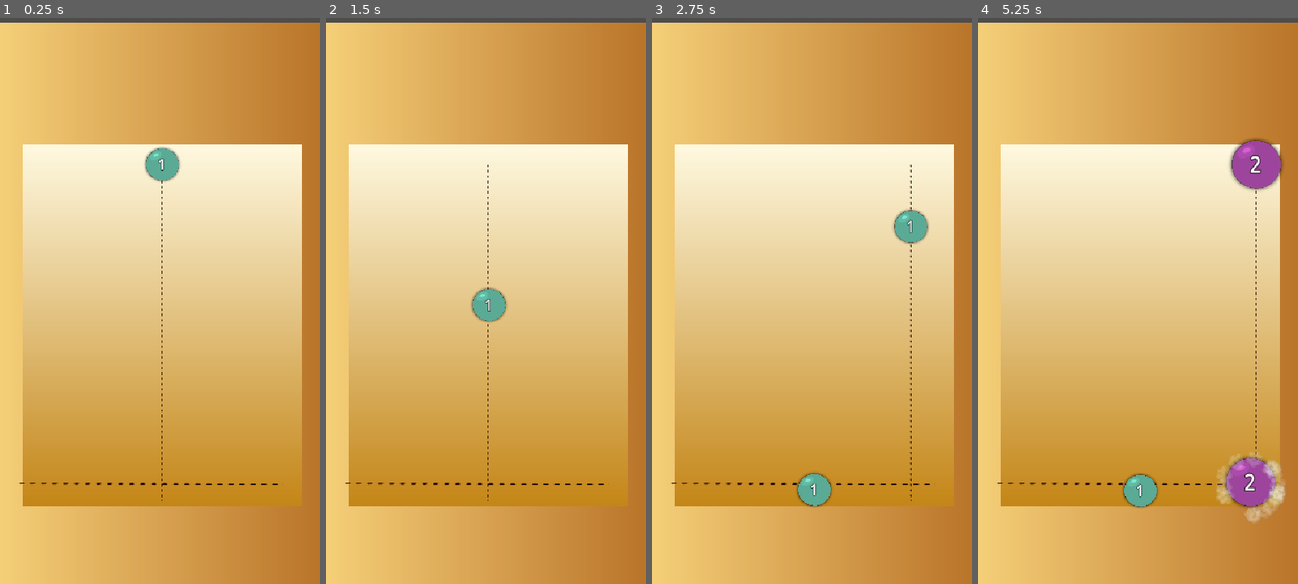
Above: before the commit, frames 1-4 (left to right).
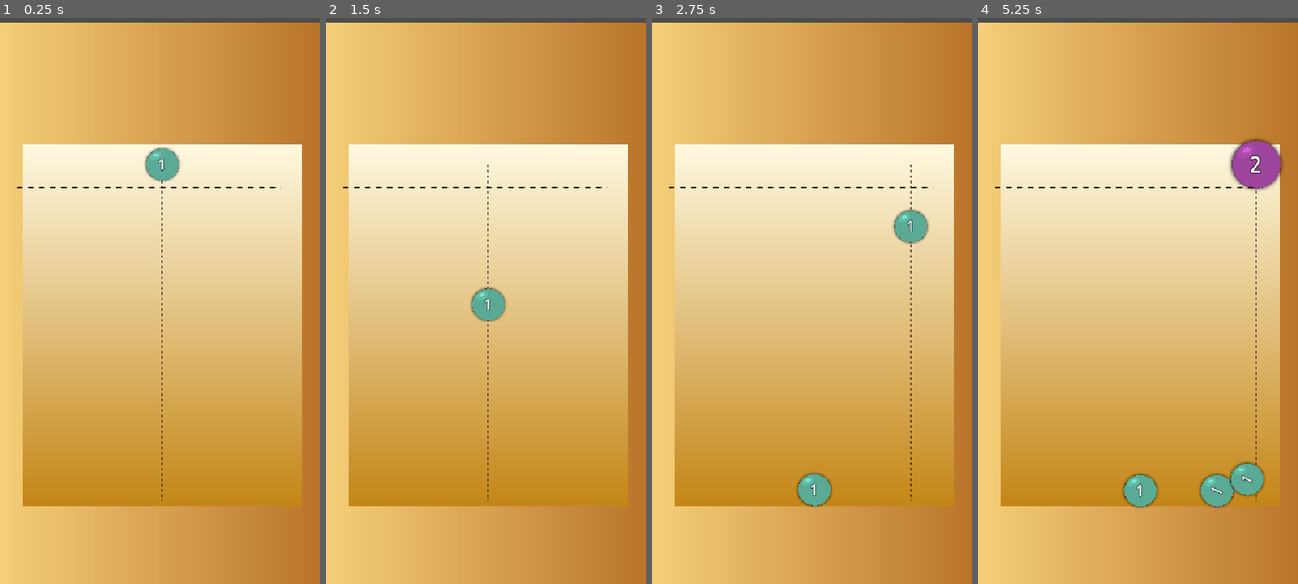
Above: after the commit, the same moments.

Repository: fteppe/ball-2048
Game: Godot game, scene res://MainMap.tscn
The game is run twice, just before and just after one commit, with the same random seed, the same clock (stepped at 60 frames per second) and the same inputs.
Inputs (mouse positions are in pixels of both pictures, inside the frame that each line leads up to):
- Up to frame 1 (0.25 s): no input
- Up to frame 2 (1.5 s): tap Enter at 0.5 s; move the mouse to (556, 238) at 0.52 s; click (556, 238) at 0.67 s; move the mouse to (422, 301) at 1.27 s; click (422, 301) at 1.42 s
- Up to frame 3 (2.75 s): move the mouse to (844, 131) at 2.02 s; click (844, 131) at 2.17 s
- Up to frame 4 (5.25 s): move the mouse to (1122, 397) at 2.77 s; click (1122, 397) at 2.92 s; move the mouse to (1234, 363) at 3.52 s; click (1234, 363) at 3.67 s; move the mouse to (1042, 176) at 4.27 s; click (1042, 176) at 4.42 s; move the mouse to (1154, 272) at 5.02 s; click (1154, 272) at 5.17 s

The runs differ from the first frame. In frame 1, 0.3% of the frame differs, in the area x 5-88%, y 29-83%; in frame 2, 0.4%; in frame 3, 0.3%; in frame 4, 2.4%, in the area x 5-97%, y 29-90%.

Commit message:
End conditions improvement: ball death

Diff:
--- a/Ball.tscn
+++ b/Ball.tscn
@@ -41,6 +41,50 @@
 "values": [Vector2(1, 1)]
 }
 
+[sub_resource type="Animation" id="Animation_oly7h"]
+resource_name = "death"
+length = 1.8666667
+tracks/0/type = "value"
+tracks/0/imported = false
+tracks/0/enabled = true
+tracks/0/path = NodePath("VisualAnimRoot:scale")
+tracks/0/interp = 1
+tracks/0/loop_wrap = true
+tracks/0/keys = {
+"times": PackedFloat32Array(0.033333335, 0.96666664, 1),
+"transitions": PackedFloat32Array(1, 1, 1),
+"update": 0,
+"values": [Vector2(1, 1), Vector2(1.5, 1.5), Vector2(0, 0)]
+}
+tracks/1/type = "method"
+tracks/1/imported = false
+tracks/1/enabled = true
+tracks/1/path = NodePath("VisualAnimRoot/CPUParticles2D")
+tracks/1/interp = 1
+tracks/1/loop_wrap = true
+tracks/1/keys = {
+"times": PackedFloat32Array(0.7),
+"transitions": PackedFloat32Array(1),
+"values": [{
+"args": [true],
+"method": &"restart"
+}]
+}
+tracks/2/type = "method"
+tracks/2/imported = false
+tracks/2/enabled = true
+tracks/2/path = NodePath("..")
+tracks/2/interp = 1
+tracks/2/loop_wrap = true
+tracks/2/keys = {
+"times": PackedFloat32Array(1.8666667),
+"transitions": PackedFloat32Array(1),
+"values": [{
+"args": [],
+"method": &"die"
+}]
+}
+
 [sub_resource type="Animation" id="Animation_3tj6u"]
 resource_name = "fuze_anim"
 length = 0.26666668
@@ -60,6 +104,7 @@
 [sub_resource type="AnimationLibrary" id="AnimationLibrary_sr3km"]
 _data = {
 &"RESET": SubResource("Animation_sr3km"),
+&"death": SubResource("Animation_oly7h"),
 &"fuze_anim": SubResource("Animation_3tj6u")
 }
 
@@ -132,4 +177,7 @@
 [node name="CollisionShape2D" type="CollisionShape2D" parent="Area2D" unique_id=1127230442]
 shape = SubResource("CircleShape2D_3tj6u")
 
+[node name="Timer" type="Timer" parent="." unique_id=1607051500]
+one_shot = true
+
 [connection signal="area_entered" from="Area2D" to="." method="_on_body_entered"]
--- a/MainMap.tscn
+++ b/MainMap.tscn
@@ -90,4 +90,4 @@
 position = Vector2(6, 0)
 
 [node name="DeathZone" parent="." unique_id=1998797930 instance=ExtResource("5_h7suj")]
-position = Vector2(-3, 604)
+position = Vector2(-7, 47)
--- a/ball.gd
+++ b/ball.gd
@@ -5,6 +5,7 @@
 
 @export var rank : int = 1
 @export var rank_colors : Array[Color]
+@onready var timer = $Timer
 
 var ball_scene : PackedScene = load("res://Ball.tscn")
 
@@ -13,6 +14,7 @@
 var initial_collider_radius : float
 var max_time_death_zone : float = GameModeBall.get_death_time()
 var death_zone_time : float = 0.
+var is_dying : bool = false
 
 func get_radius():
 	return ($CollisionShape2D.shape as CircleShape2D).radius
@@ -54,9 +56,18 @@
 func _ready():
 	initial_rotation = $Visuals/VisualAnimRoot/Sprite2D.global_rotation
 	initial_collider_radius = 50
+	GameModeBall.ball_died.connect(game_over)
 	update_size_from_rank()
 	pass # Replace with function body.
 
+func die():
+	GameModeBall.ball_died.emit(self)
+	self.queue_free()
+
+func start_deah():
+	if !is_dying:
+		is_dying = true
+		$Visuals/AnimationPlayer.play("death")
 
 # Called every frame. 'delta' is the elapsed time since the previous frame.
 func _process(delta):
@@ -64,15 +75,16 @@
 		death_zone_time += delta
 	$Visuals/VisualAnimRoot.position = Vector2(randf(), randf()) * clampf(death_zone_time / max_time_death_zone, 0., 1.) * 20.
 	$Visuals/VisualAnimRoot/Sprite2D.global_rotation = initial_rotation
+	if death_zone_time > max_time_death_zone:
+		start_deah()
 	pass
-
 
 
 func _on_body_entered(body : Area2D):
 	if body.get_parent() is Ball:
 		var ball : Ball = body.get_parent()  as Ball
-		if ball.rank == self.rank && !ball.is_queued_for_deletion() && !self.is_queued_for_deletion():
-			rank_up(ball)
+		#if ball.rank == self.rank && !ball.is_queued_for_deletion() && !self.is_queued_for_deletion():
+			#rank_up(ball)
 	pass # Replace with function body.
 
 func is_in_alive_zone():
@@ -81,3 +93,9 @@
 func exited_alive_zone(max_time : float):
 	death_zone_time = 0.
 	max_time_death_zone = max_time
+
+func game_over(ball : Ball):
+
+	#timer.wait_time = randf_range(0.1, 0.3)
+	timer.start(randf_range(0.1, 0.3))
+	timer.timeout.connect(start_deah)
--- a/game_mode_ball.gd
+++ b/game_mode_ball.gd
@@ -1,6 +1,7 @@
 extends Node
 
 signal ball_created(ball : Ball)
+signal ball_died(ball: Ball)
 
 # Called when the node enters the scene tree for the first time.
 func _ready():
